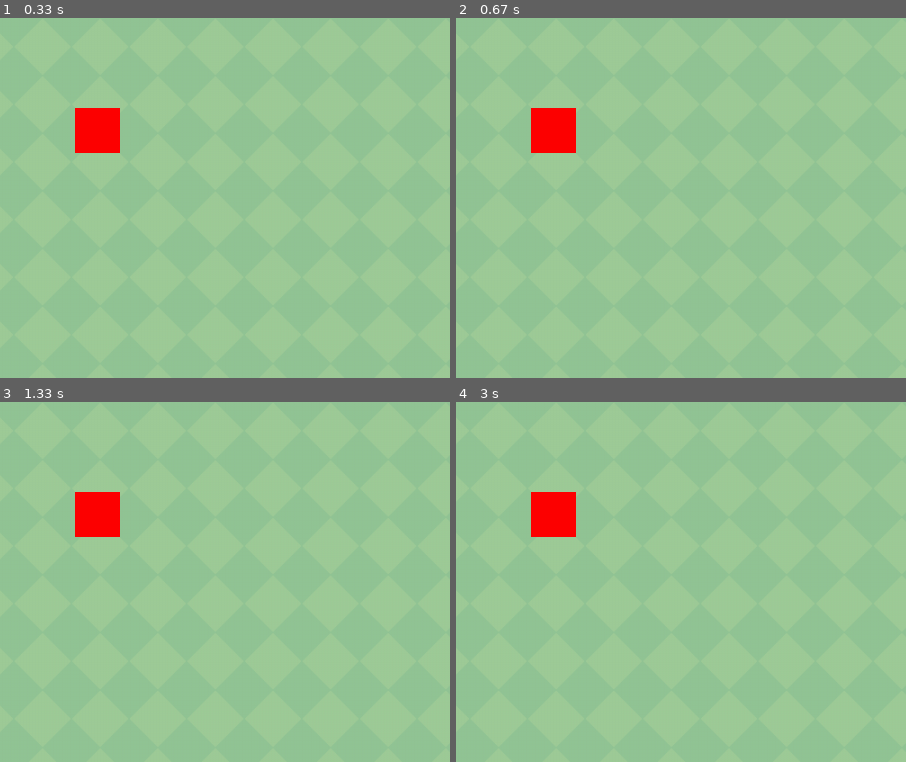
Above: before the commit, frames 1-4 (two rows, left to right).
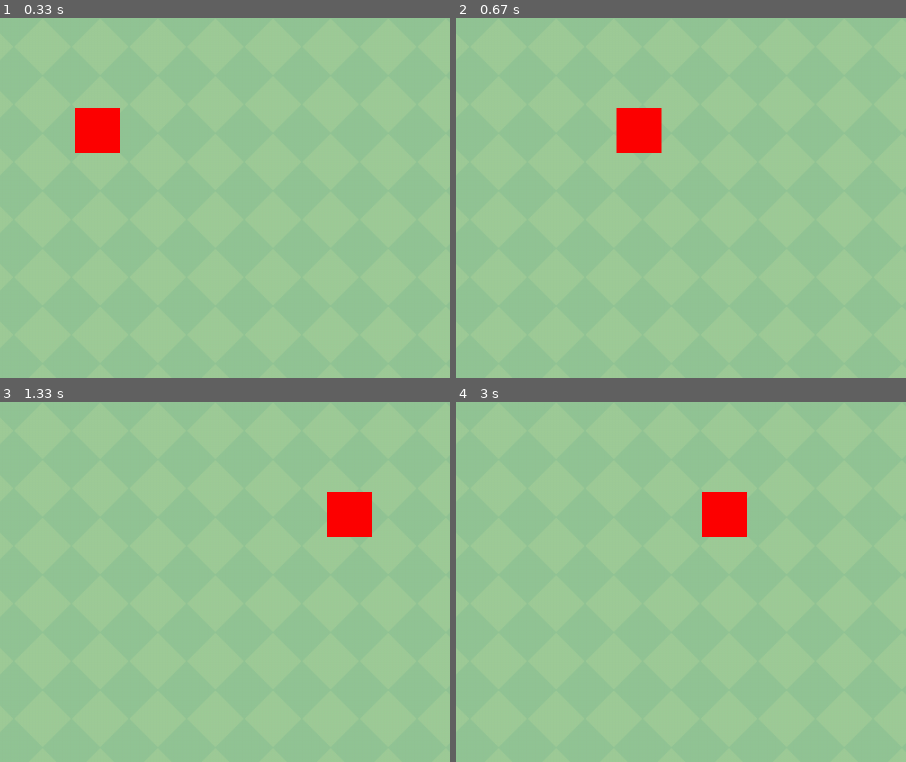
Above: after the commit, the same moments.

Repository: aleksmn/PixelAdventurePygame
Game: pygame game, started from main.py
Same seed, same stepped clock (60 frames per second), same inputs: the game is played once before the commit and once after it.
Inputs:
- Up to frame 1 (0.33 s): no input
- Up to frame 2 (0.67 s): hold Right from 0.33 s (still down)
- Up to frame 3 (1.33 s): release Right at 0.8 s; hold Right 0.83-1.3 s
- Up to frame 4 (3 s): hold Left 1.33-1.87 s; hold Left 1.9-2.3 s; hold Right 2.33-2.97 s
The pictures show only the part of the screen within x 2-52%, y 0-50%; the shares and areas given below are measured in that part.

Frame 1 is identical in both runs. In frame 2, 2.5% of the frame differs, in the area x 16-46%, y 25-38%; in frame 3, 2.5%; in frame 4, 2.5%.

Commit message:
add move left and right

Diff:
--- a/main.py
+++ b/main.py
@@ -39,8 +39,8 @@
 
 
     def move(self, dx, dy):
-        self.rect.x = dx
-        self.rect.y = dy
+        self.rect.x += dx
+        self.rect.y += dy
 
     def move_left(self, vel):
         self.x_vel = -vel
@@ -54,11 +54,26 @@
             self.direction = "right"
             self.animation_count = 0
 
-    def loop(self, fps):
+    def handle_move(self):
+
+        self.x_vel = 0
+
+        keys = pg.key.get_pressed()
+        if keys[pg.K_LEFT]:
+            self.move_left(PLAYER_VELOCITY)
+
+        if keys[pg.K_RIGHT]:
+            self.move_right(PLAYER_VELOCITY)
+
+
+    def update(self):
+        self.handle_move()
         self.move(self.x_vel, self.y_vel)
 
     def draw(self, screen):
         pg.draw.rect(screen, "red", self.rect)
+
+
 
 
 
@@ -83,7 +98,7 @@
 
 
     def update(self):
-        ...
+        self.player.update()
 
 
     def draw(self):
